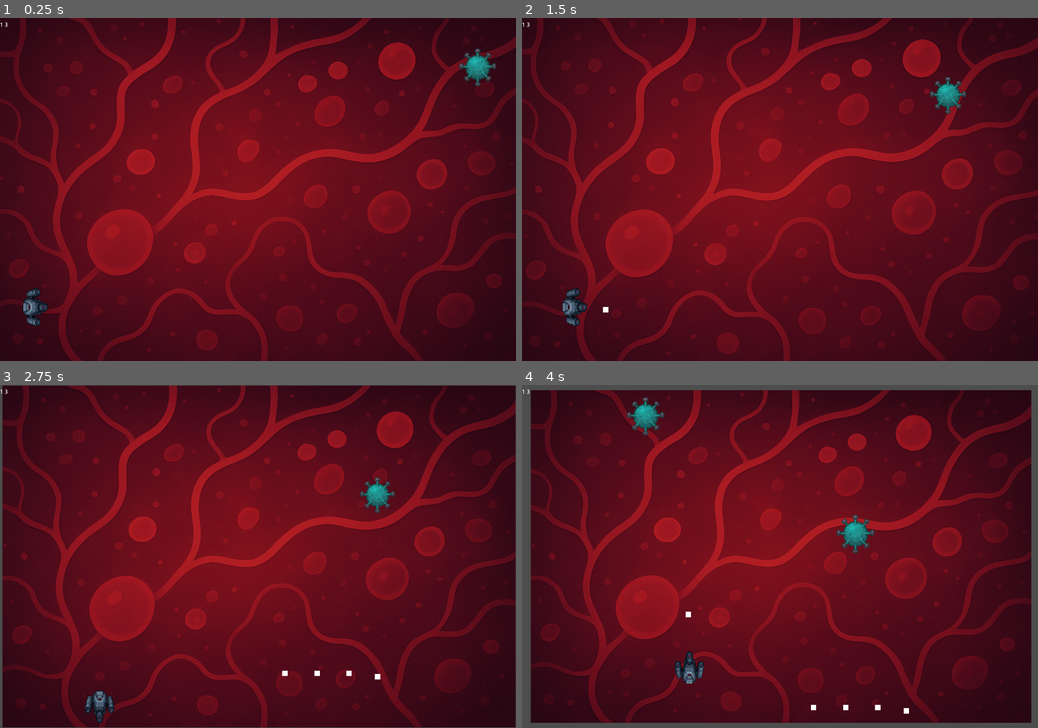
Above: before the commit, frames 1-4 (two rows, left to right).
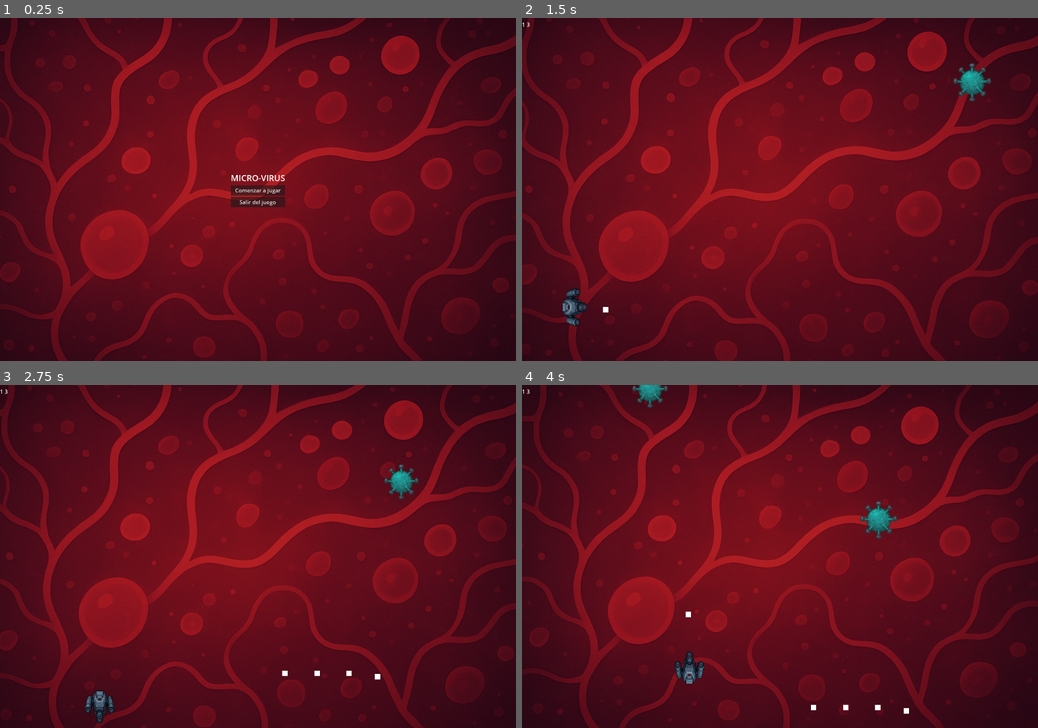
Above: after the commit, the same moments.

Repository: nsaav583/micro-virus-game
Game: Godot game, scene res://scenes/main/MainMenu.tscn
Two runs of this game, one before a commit and one after it. Both use one fixed random seed, a clock stepped at 60 frames per second and the inputs below. Before the commit the project starts from res://scenes/main/gamemicrovirus.tscn.
Inputs (mouse positions are in pixels of both pictures, inside the frame that each line leads up to):
- Up to frame 1 (0.25 s): no input
- Up to frame 2 (1.5 s): click (780, 189) at 0.5 s, where only the run after the commit has a clickable "Comenzar a jugar"; hold D (move_right) from 1.28 s (still down); hold Space (shoot) from 1.28 s (still down)
- Up to frame 3 (2.75 s): release D (move_right) at 2.03 s; release Space (shoot) at 2.03 s; hold S (move_down) from 2.03 s (still down); tap Space (shoot) at 2.1 s
- Up to frame 4 (4 s): release S (move_down) at 2.78 s; hold D (move_right) 2.78-3.53 s; hold Space (shoot) 2.78-3.53 s; hold W (move_up) from 3.53 s (still down); tap Space (shoot) at 3.6 s

The runs differ from the first frame. In frame 1, 15% of the frame differs, in the area x 0-100%, y 0-100%; in frame 2, 16%; in frame 3, 20%; in frame 4, 23%.

Commit message:
Se implementa UI para MainMenu y GameOver

Diff:
--- a/project.godot
+++ b/project.godot
@@ -11,7 +11,7 @@
 [application]
 
 config/name="Micro Virus game"
-run/main_scene="uid://dc2mjbobtx5jv"
+run/main_scene="uid://d2nopnv8xyml0"
 config/features=PackedStringArray("4.5", "Forward Plus")
 config/icon="res://icon.svg"
 
--- /dev/null
+++ b/scenes/main/GameOver.tscn
@@ -0,0 +1,63 @@
+[gd_scene load_steps=4 format=3 uid="uid://dgq01dgc8gabt"]
+
+[ext_resource type="Texture2D" uid="uid://dhd5pana3ufys" path="res://assets/backgrounds/background.png" id="1_jx2q8"]
+[ext_resource type="Script" uid="uid://dewjjntajalxr" path="res://scenes/main/game_over.gd" id="1_v3lxo"]
+
+[sub_resource type="FontVariation" id="FontVariation_jx2q8"]
+
+[node name="GameOver" type="Control"]
+layout_mode = 3
+anchors_preset = 0
+script = ExtResource("1_v3lxo")
+game_scene_path = "uid://dc2mjbobtx5jv"
+menu_scene_path = "uid://d2nopnv8xyml0"
+
+[node name="Background" type="TextureRect" parent="."]
+layout_mode = 1
+anchors_preset = 8
+anchor_left = 0.5
+anchor_top = 0.5
+anchor_right = 0.5
+anchor_bottom = 0.5
+offset_left = -768.0
+offset_top = -512.0
+offset_right = 768.0
+offset_bottom = 512.0
+grow_horizontal = 2
+grow_vertical = 2
+texture = ExtResource("1_jx2q8")
+stretch_mode = 6
+
+[node name="UIContainer" type="VBoxContainer" parent="."]
+layout_mode = 1
+anchors_preset = 8
+anchor_left = 0.5
+anchor_top = 0.5
+anchor_right = 0.5
+anchor_bottom = 0.5
+offset_left = -20.0
+offset_top = -20.0
+offset_right = 20.0
+offset_bottom = 20.0
+grow_horizontal = 2
+grow_vertical = 2
+
+[node name="TitleLabel" type="Label" parent="UIContainer"]
+layout_mode = 2
+theme_override_fonts/font = SubResource("FontVariation_jx2q8")
+theme_override_font_sizes/font_size = 25
+text = "Te han eliminado"
+
+[node name="RetryButton" type="Button" parent="UIContainer"]
+layout_mode = 2
+text = "Volver a jugar"
+
+[node name="MenuButton" type="Button" parent="UIContainer"]
+layout_mode = 2
+text = "Volver al Menú principal"
+
+[node name="Camera2D" type="Camera2D" parent="."]
+position = Vector2(0, -2)
+
+[connection signal="pressed" from="UIContainer/RetryButton" to="." method="_on_retry_button_pressed"]
+[connection signal="pressed" from="UIContainer/MenuButton" to="." method="_on_menu_button_pressed"]
--- /dev/null
+++ b/scenes/main/MainMenu.gd
@@ -0,0 +1,13 @@
+extends Control
+
+@export_file("*.tscn") var game_scene_path: String
+
+func _on_play_button_pressed() -> void:
+	if game_scene_path == "":
+		push_warning("No se ha asignado la escena del juego en el inspector.")
+		return
+	get_tree().change_scene_to_file(game_scene_path)
+
+
+func _on_quit_button_pressed() -> void:
+	get_tree().quit()
--- /dev/null
+++ b/scenes/main/MainMenu.tscn
@@ -0,0 +1,61 @@
+[gd_scene load_steps=4 format=3 uid="uid://d2nopnv8xyml0"]
+
+[ext_resource type="Script" uid="uid://dqvqt6x6b2lyo" path="res://scenes/main/MainMenu.gd" id="1_uort0"]
+[ext_resource type="Texture2D" uid="uid://dhd5pana3ufys" path="res://assets/backgrounds/background.png" id="2_v3gjy"]
+
+[sub_resource type="FontVariation" id="FontVariation_jen06"]
+
+[node name="MainMenu" type="Control"]
+layout_mode = 3
+anchors_preset = 0
+script = ExtResource("1_uort0")
+game_scene_path = "uid://dc2mjbobtx5jv"
+
+[node name="Background" type="TextureRect" parent="."]
+layout_mode = 1
+anchors_preset = 8
+anchor_left = 0.5
+anchor_top = 0.5
+anchor_right = 0.5
+anchor_bottom = 0.5
+offset_left = -768.0
+offset_top = -512.0
+offset_right = 768.0
+offset_bottom = 512.0
+grow_horizontal = 2
+grow_vertical = 2
+texture = ExtResource("2_v3gjy")
+stretch_mode = 6
+
+[node name="MenuContainer" type="VBoxContainer" parent="."]
+layout_mode = 1
+anchors_preset = 8
+anchor_left = 0.5
+anchor_top = 0.5
+anchor_right = 0.5
+anchor_bottom = 0.5
+offset_left = -20.0
+offset_top = -20.0
+offset_right = 20.0
+offset_bottom = 20.0
+grow_horizontal = 2
+grow_vertical = 2
+
+[node name="TitleLabel" type="Label" parent="MenuContainer"]
+layout_mode = 2
+theme_override_fonts/font = SubResource("FontVariation_jen06")
+theme_override_font_sizes/font_size = 25
+text = "MICRO-VIRUS"
+
+[node name="PlayButton" type="Button" parent="MenuContainer"]
+layout_mode = 2
+text = "Comenzar a jugar"
+
+[node name="QuitButton" type="Button" parent="MenuContainer"]
+layout_mode = 2
+text = "Salir del juego"
+
+[node name="Camera2D" type="Camera2D" parent="."]
+
+[connection signal="pressed" from="MenuContainer/PlayButton" to="." method="_on_play_button_pressed"]
+[connection signal="pressed" from="MenuContainer/QuitButton" to="." method="_on_quit_button_pressed"]
--- /dev/null
+++ b/scenes/main/game_over.gd
@@ -0,0 +1,12 @@
+extends Control
+
+@export_file("*.tscn") var game_scene_path: String
+@export_file("*.tscn") var menu_scene_path: String
+
+
+func _on_retry_button_pressed() -> void:
+	get_tree().change_scene_to_file(game_scene_path)
+
+
+func _on_menu_button_pressed() -> void:
+	get_tree().change_scene_to_file(menu_scene_path)
--- a/scenes/main/gamemicrovirus.tscn
+++ b/scenes/main/gamemicrovirus.tscn
@@ -24,7 +24,7 @@
 [node name="Node2D" type="Node2D"]
 script = ExtResource("1_3lmlt")
 
-[node name="Backgroud" type="Sprite2D" parent="."]
+[node name="Background" type="Sprite2D" parent="."]
 z_index = -10
 texture_repeat = 1
 texture = ExtResource("2_e41or")
--- a/scenes/player/scripts/nanobot.gd
+++ b/scenes/player/scripts/nanobot.gd
@@ -77,4 +77,7 @@
 
 func die():
 	print("GAME OVER")
-	queue_free()
+	call_deferred("_go_to_game_over")
+
+func _go_to_game_over():
+	get_tree().change_scene_to_file("res://scenes/main/GameOver.tscn")
Binary file changed: assets/backgrounds/background.png
Not shown, changed: assets/backgrounds/background.png.import
Not shown, added: scenes/main/MainMenu.gd.uid
Not shown, added: scenes/main/game_over.gd.uid
Not shown: 1 places in scenes/main/gamemicrovirus.tscn that only renumber resources
